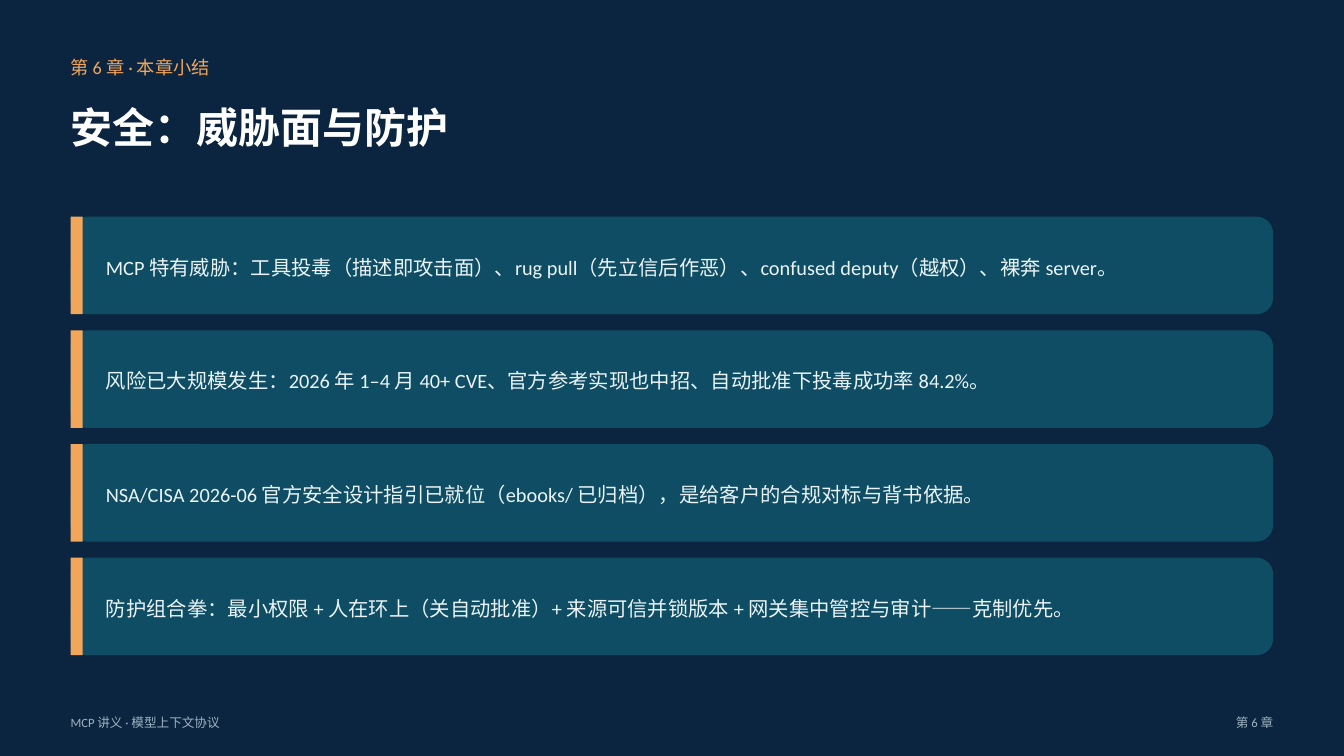
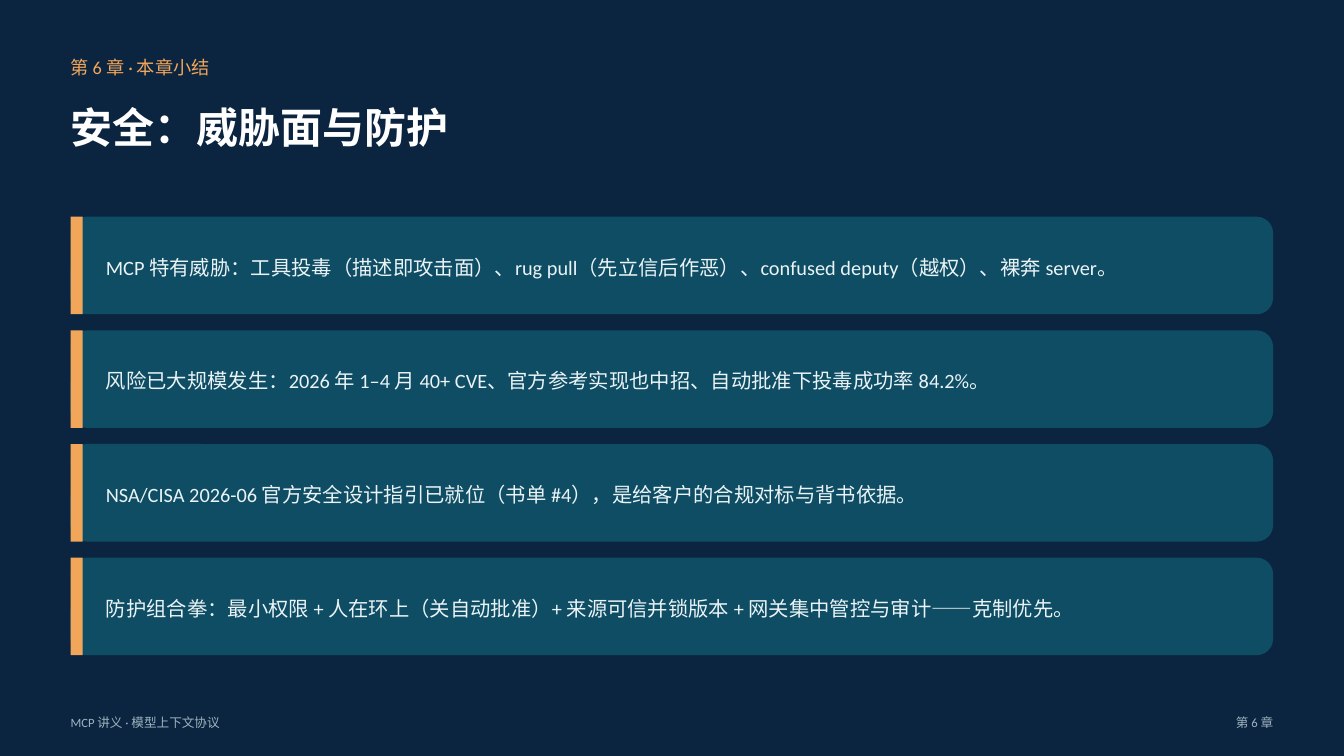
Before and after one commit to jasonlijiaxiang/myailearning-claudecode, a slide deck: slide 66 of PPT-version/MCP/MCP-讲义.pptx. Drawn at 1344x756 pixels with LibreOffice and Linux fonts; fonts in the diff are those of the drawing. Boxes give left, top, right and bottom in pixels: in the first picture for what was removed or moved away, otherwise in the second. Text is boxed around its words. In the diff, an @@ line names an element or a change of style, - is before the commit and + after.

```diff
--- a/PPT-version/MCP/MCP-讲义.pptx
+++ b/PPT-version/MCP/MCP-讲义.pptx
@@ text at <box>106,484,917,504</box>: text changed @@
-NSA/CISA 2026-06 官方安全设计指引已就位（ebooks/ 已归档），是给客户的合规对标与背书依据。
+NSA/CISA 2026-06 官方安全设计指引已就位（书单 #4），是给客户的合规对标与背书依据。
```
Also in this commit, not shown: 1 other slide changed, 20 other files.
